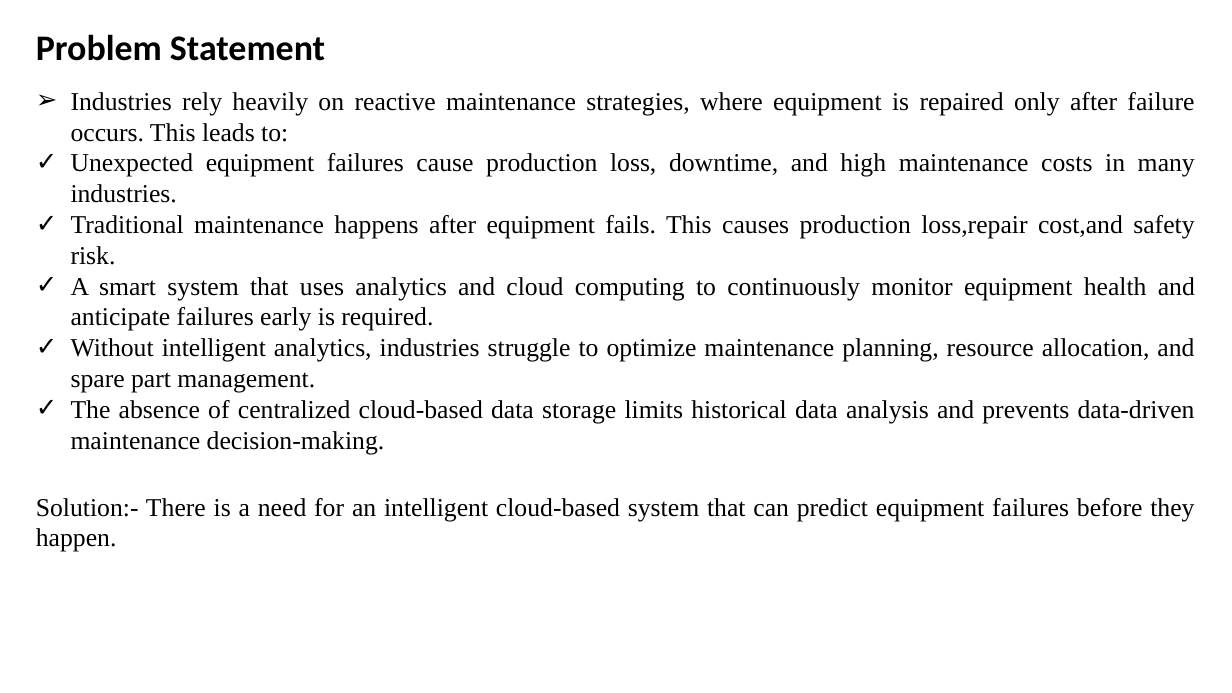
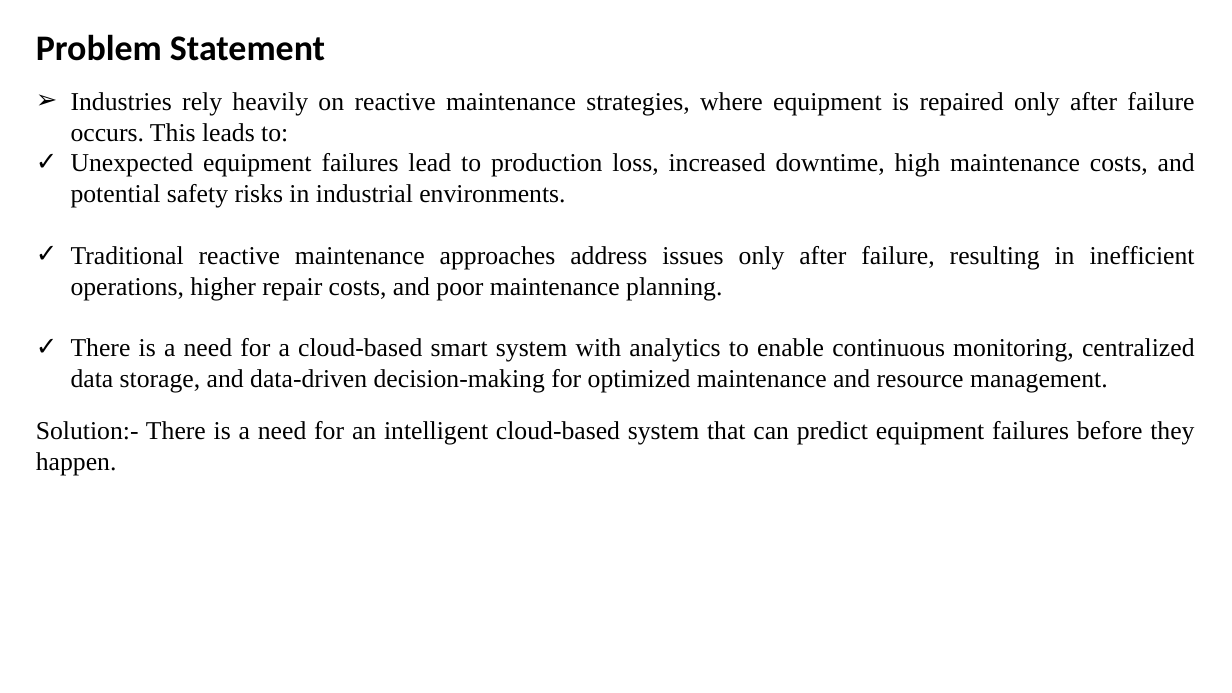
Before and after one commit to Pratham-1323/proactivecareequipment, a slide deck: slide 4 of docs/Clg 2nd review.pptx. Drawn at 1232x693 pixels with LibreOffice and Linux fonts; fonts in the diff are those of the drawing. Boxes give left, top, right and bottom in pixels: in the first picture for what was removed or moved away, otherwise in the second. Text is boxed around its words. In the diff, an @@ line names an element or a change of style, - is before the commit and + after.

```diff
--- a/docs/Clg 2nd review.pptx
+++ b/docs/Clg 2nd review.pptx
@@ text at [71,153,1195,393]: text changed @@
-✓ Unexpected equipment failures cause production loss, downtime, and high maintenance costs in many industries.
-✓ Traditional maintenance happens after equipment fails. This causes production loss,repair cost,and safety risk.
-✓ A smart system that uses analytics and cloud computing to continuously monitor equipment health and anticipate failures early is required.
-✓ Without intelligent analytics, industries struggle to optimize maintenance planning, resource allocation, and spare part management.
-✓ The absence of centralized cloud-based data storage limits historical data analysis and prevents data-driven maintenance decision-making.
+✓ Unexpected equipment failures lead to production loss, increased downtime, high maintenance costs, and potential safety risks in industrial environments.
+✓ Traditional reactive maintenance approaches address issues only after failure, resulting in inefficient operations, higher repair costs, and poor maintenance planning.
+✓ There is a need for a cloud-based smart system with analytics to enable continuous monitoring, centralized data storage, and data-driven decision-making for optimized maintenance and resource management.
@@ text "Solution:- There is a need ...": place and size @@
-text "Solution:- There is a need ..." at [36,498,1194,552]
+text "Solution:- There is a need ..." at [36,421,1194,476]
```
Also in this commit, not shown: 7 other slides changed, 20 other files.
